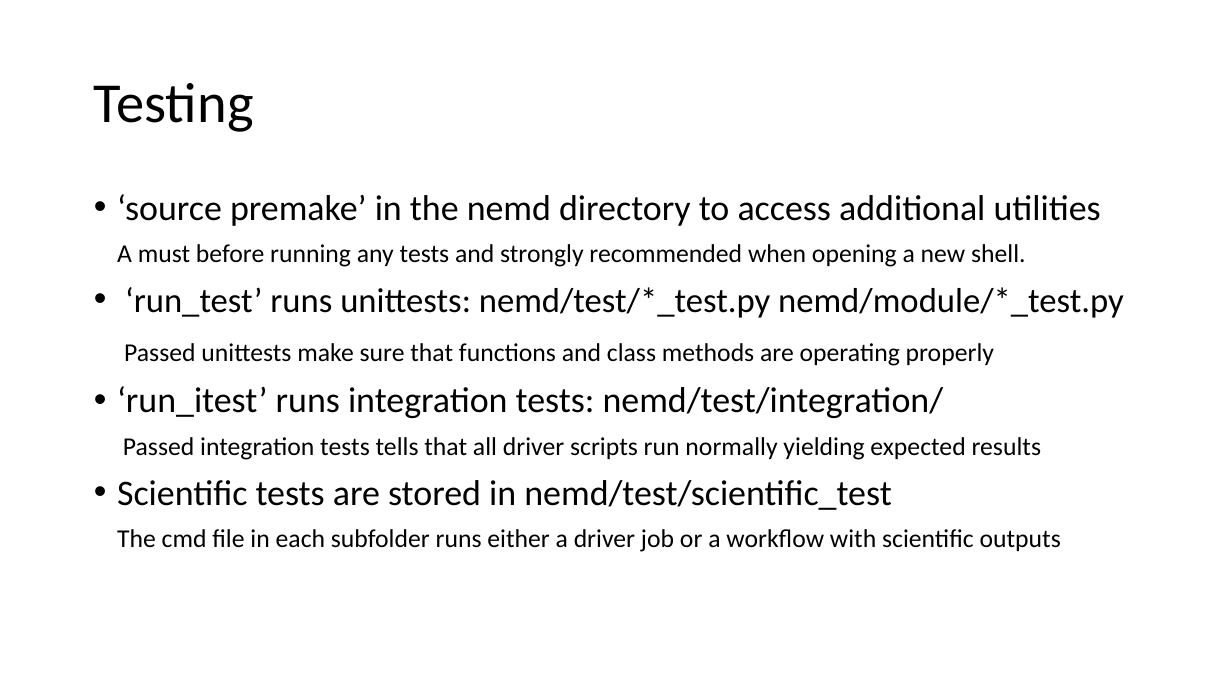
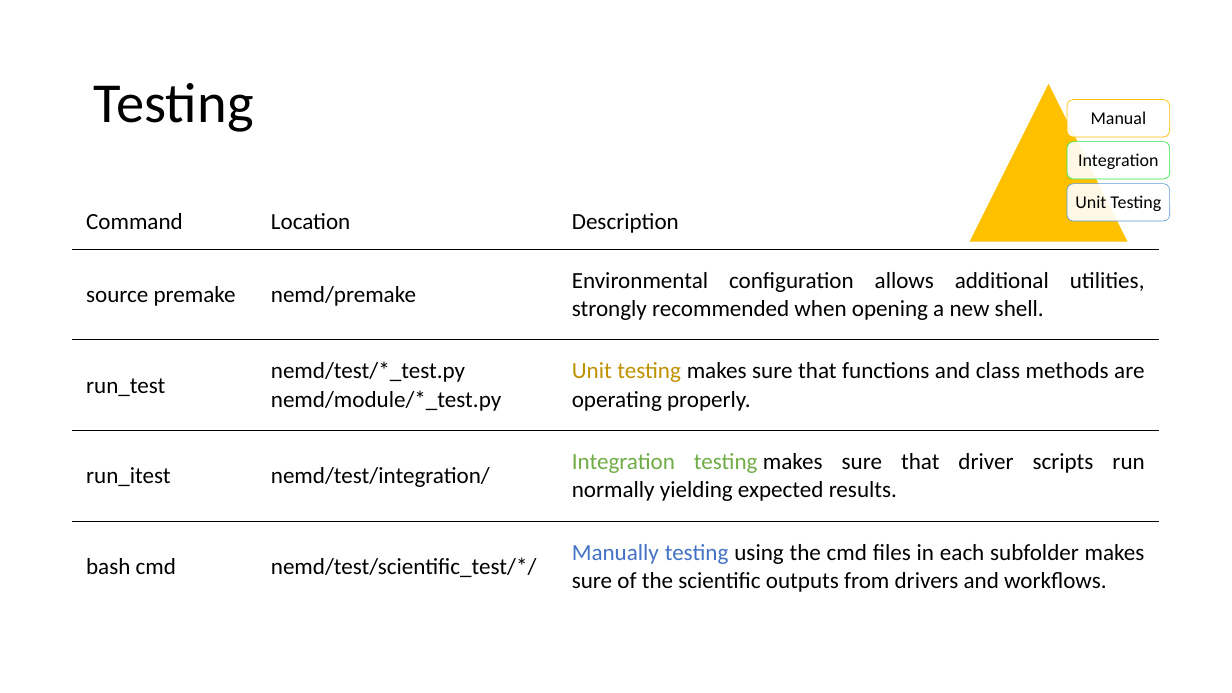
Before and after one commit to zhteg4/nemd, a slide deck: slide 5 of docs/power_point/nemd.pptx. Drawn at 1232x693 pixels with LibreOffice and Linux fonts; fonts in the diff are those of the drawing. Boxes give left, top, right and bottom in pixels: in the first picture for what was removed or moved away, otherwise in the second. Text is boxed around its words. In the diff, an @@ line names an element or a change of style, - is before the commit and + after.

```diff
--- a/docs/power_point/nemd.pptx
+++ b/docs/power_point/nemd.pptx
@@ table added at (72, 193, 1159, 612), 5 rows, 3 columns @@
+Command | Location | Description
+source premake | nemd/premake | Environmental configuration allows additional utilities, strongly recommended when opening a new shell.
+run_test | nemd/test/*_test.py nemd/module/*_test.py | Unit testing makes sure that functions and class methods are operating properly.
+run_itest | nemd/test/integration/ | Integration testing makes sure that driver scripts run normally yielding expected results.
+bash cmd | nemd/test/scientific_test/*/ | Manually testing using the cmd files in each subfolder makes sure of the scientific outputs from drivers and workflows.
@@ text removed at (117, 194, 1124, 552) @@
-• ‘source premake’ in the nemd directory to access additional utilities
-A must before running any tests and strongly recommended when opening a new shell.
-• ‘run_test’ runs unittests: nemd/test/*_test.py nemd/module/*_test.py
-Passed unittests make sure that functions and class methods are operating properly
-• ‘run_itest’ runs integration tests: nemd/test/integration/
-Passed integration tests tells that all driver scripts run normally yielding expected results
-• Scientific tests are stored in nemd/test/scientific_test
-The cmd file in each subfolder runs either a driver job or a workflow with scientific outputs
@@ group added at (970, 84, 1170, 242): 3 rounded rectangles, 3 texts, 1 triangle @@
+Manual
+Integration
+Unit Testing
```
Also in this commit, not shown: 2 other slides changed, 23 other files.
